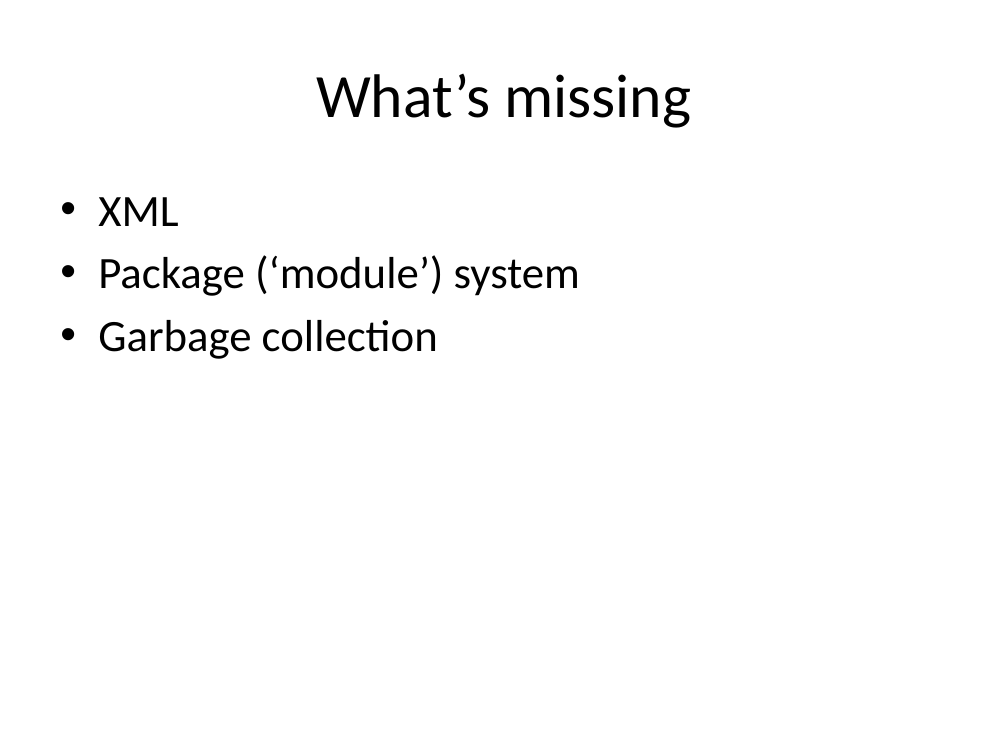
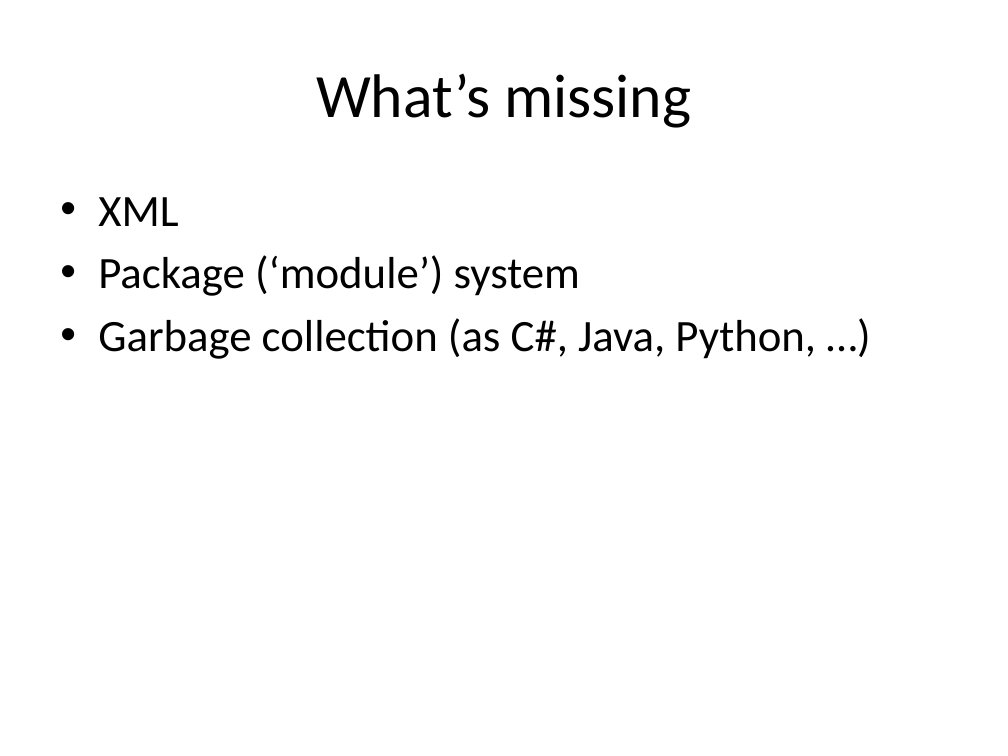
Before and after one commit to fellmad/FunWithCpp11, a slide deck: slide 2 of doc/Fun_with_C++11.pptx. Drawn at 1008x756 pixels with LibreOffice and Linux fonts; fonts in the diff are those of the drawing. Boxes give left, top, right and bottom in pixels: in the first picture for what was removed or moved away, otherwise in the second. Text is boxed around its words. In the diff, an @@ line names an element or a change of style, - is before the commit and + after.

Commit message:
updates to powerpoint

```diff
--- a/doc/Fun_with_C++11.pptx
+++ b/doc/Fun_with_C++11.pptx
@@ text at <box>98,318,816,359</box>: text changed @@
-• Garbage collection
+• Garbage collection (as C#, Java, Python, …)
```
Also in this commit, not shown: 1 slide added.
